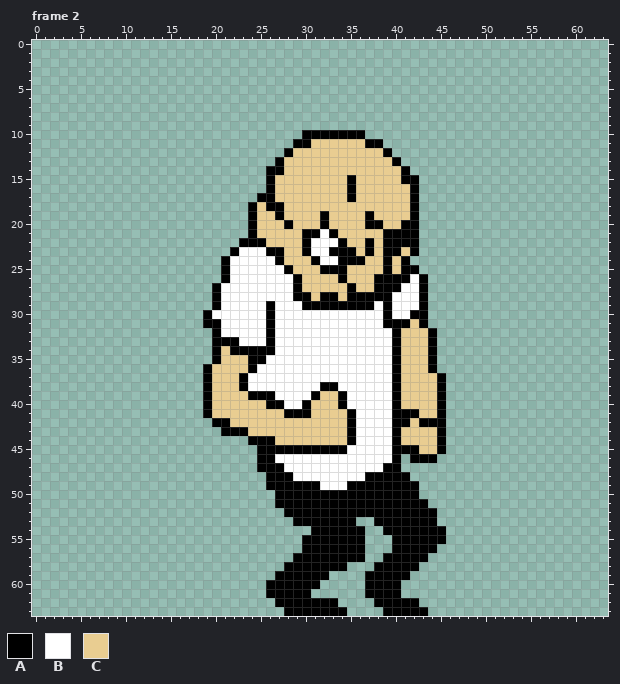
Two versions of one pixel-art file, Dibujos/SPRITES COLOREADOS/NORMAN/jump.aseprite. Above is the file before it was changed.
64x64 pixels, 5 frames. Shown: frame 2. The commit also changed other frames, which this record leaves out.
Visible layers, top first: "Norman", "Color".
Palette (. is transparent): A #000000  B #ffffff  C #e9cd91
Pixels before, frame 2 (only the part around the change), first column x 11:
 0 ......................................
 1 ......................................
 2 ......................................
 3 ......................................
 4 ......................................
 5 ......................................
 6 ......................................
 7 ......................................
 8 ......................................
 9 ......................................
10 ...................AAAAAAA............
11 ..................AACCCCCCAA..........
12 .................ACCCCCCCCCCA.........
13 ................ACCCCCCCCCCCCA........
14 ...............AACCCCCCCCCCCCCA.......
15 ...............ACCCCCCCCACCCCCAA......
16 ...............ACCCCCCCCACCCCCCA......
17 ..............AACCCCCCCCACCCCCCA......
18 .............ACAACCCCCCCCCCCCCCA......
19 .............ACCACCCCACCCCACCCCA......
20 .............ACCCACCCACCCCAACCAA......
21 .............ACCCCCAABACCCCCAAAA......
22 ............AAACCCCABBBACCACAAAA......
23 ...........ABBBAACCABBAAACACAACA......
24 ..........ABBBBBACCCABBAAACCACA.......
25 ..........ABBBBBBACCCAAACCCCACAA......
26 ..........ABBBBBBBACCCCACCCAAAABA.....
27 .........ABBBBBBBBACCCCCACCAAABBA.....
28 .........ABBBBBBBBAACAACAAAAABBBA.....
29 .........ABBBBBABBBAAAAAAAABABBBA.....
30 ........ABBBBBBABBBBBBBBBBBBABBAA.....
31 ........AABBBBBABBBBBBBBBBBBAAACA.....
32 .........ABBBBBABBBBBBBBBBBBBACCCA....
33 .........AAABBBABBBBBBBBBBBBBACCCA....
34 .........ACAAAAABBBBBBBBBBBBBACCCA....
35 .........ACCCAABBBBBBBBBBBBBBACCCA....
36 ........ACCCCABBBBBBBBBBBBBBBACCCA....
37 ........ACCCABBBBBBBBBBBBBBBBACCCCA...
38 ........ACCCABBBBBBBBAABBBBBBACCCCA...
39 ........ACCCCAAABBBBACCABBBBBACCCCA...
40 ........ACCCCCCAABBACCCABBBBBACCCCA...
41 ........ACCCCCCCCAAACCCCABBBBAAACCA...
42 .........AACCCCCCCCCCCCCABBBBAACAAA...
43 ..........AAACCCCCCCCCCCABBBBACCCCA...
44 .............AAACCCCCCCCABBBBACCCCA...
45 ..............AAAAAAAAAABBBBBAAACCA...
46 ..............AABBBBBBBBBBBBBA.AAA....
47 ..............AAABBBBBBBBBBBAA........
48 ...............AAABBBBBBBBAAAAA.......
49 ...............AAAAAABBBAAAAAAAA......
50 ................AAAAAAAAAAAAAAAA......
51 ................AAAAAAAAAAAAAAAAA.....
52 .................AAAAAAAAAAAAAAAAA....
New version:
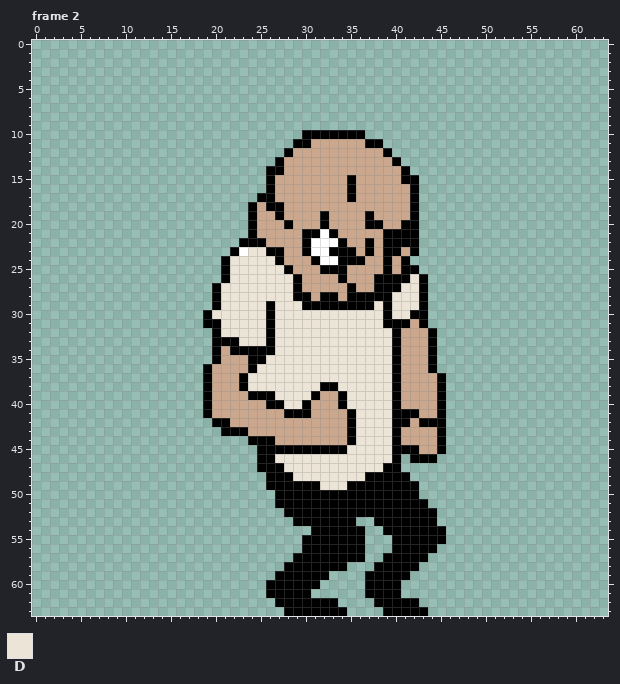
Colours new in this view: D #ece4d7
The edit:
{"colour":"C","old":"#e9cd91","new":"#cba88d"}
{"where": "frame 2, layer \"Color\""}
{"frame":2,"y":23,"x":24,"old":"BB","new":"DD"}
{"frame":2,"y":24,"x":22,"old":"BBBBB","new":"DDDDD"}
{"frame":2,"y":25,"x":22,"old":"BBBBBB","new":"DDDDDD"}
{"frame":2,"y":26,"x":22,"old":"BBBBBBB","new":"DDDDDDD"}
{"frame":2,"y":26,"x":42,"old":"B","new":"D"}
{"frame":2,"y":27,"x":21,"old":"BBBBBBBB","new":"DDDDDDDD"}
{"frame":2,"y":27,"x":41,"old":"BB","new":"DD"}
{"frame":2,"y":28,"x":21,"old":"BBBBBBBB","new":"DDDDDDDD"}
{"frame":2,"y":28,"x":40,"old":"BBB","new":"DDD"}
{"frame":2,"y":29,"x":21,"old":"BBBBB","new":"DDDDD"}
{"frame":2,"y":29,"x":27,"old":"BBB","new":"DDD"}
{"frame":2,"y":29,"x":38,"old":"B","new":"D"}
{"frame":2,"y":29,"x":40,"old":"BBB","new":"DDD"}
{"frame":2,"y":30,"x":20,"old":"BBBBBB","new":"DDDDDD"}
{"frame":2,"y":30,"x":27,"old":"BBBBBBBBBBBB","new":"DDDDDDDDDDDD"}
{"frame":2,"y":30,"x":40,"old":"BB","new":"DD"}
{"frame":2,"y":31,"x":21,"old":"BBBBB","new":"DDDDD"}
{"frame":2,"y":31,"x":27,"old":"BBBBBBBBBBBB","new":"DDDDDDDDDDDD"}
{"frame":2,"y":32,"x":21,"old":"BBBBB","new":"DDDDD"}
{"frame":2,"y":32,"x":27,"old":"BBBBBBBBBBBBB","new":"DDDDDDDDDDDDD"}
{"frame":2,"y":33,"x":23,"old":"BBB","new":"DDD"}
{"frame":2,"y":33,"x":27,"old":"BBBBBBBBBBBBB","new":"DDDDDDDDDDDDD"}
{"frame":2,"y":34,"x":27,"old":"BBBBBBBBBBBBB","new":"DDDDDDDDDDDDD"}
{"frame":2,"y":35,"x":26,"old":"BBBBBBBBBBBBBB","new":"DDDDDDDDDDDDDD"}
{"frame":2,"y":36,"x":25,"old":"BBBBBBBBBBBBBBB","new":"DDDDDDDDDDDDDDD"}
{"frame":2,"y":37,"x":24,"old":"BBBBBBBBBBBBBBBB","new":"DDDDDDDDDDDDDDDD"}
{"frame":2,"y":38,"x":24,"old":"BBBBBBBB","new":"DDDDDDDD"}
{"frame":2,"y":38,"x":34,"old":"BBBBBB","new":"DDDDDD"}
{"frame":2,"y":39,"x":27,"old":"BBBB","new":"DDDD"}
{"frame":2,"y":39,"x":35,"old":"BBBBB","new":"DDDDD"}
{"frame":2,"y":40,"x":28,"old":"BB","new":"DD"}
{"frame":2,"y":40,"x":35,"old":"BBBBB","new":"DDDDD"}
{"frame":2,"y":41,"x":36,"old":"BBBB","new":"DDDD"}
{"frame":2,"y":42,"x":36,"old":"BBBB","new":"DDDD"}
{"frame":2,"y":43,"x":36,"old":"BBBB","new":"DDDD"}
{"frame":2,"y":44,"x":36,"old":"BBBB","new":"DDDD"}
{"frame":2,"y":45,"x":35,"old":"BBBBB","new":"DDDDD"}
{"frame":2,"y":46,"x":27,"old":"BBBBBBBBBBBBB","new":"DDDDDDDDDDDDD"}
{"frame":2,"y":47,"x":28,"old":"BBBBBBBBBBB","new":"DDDDDDDDDDD"}
{"frame":2,"y":48,"x":29,"old":"BBBBBBBB","new":"DDDDDDDD"}
{"frame":2,"y":49,"x":32,"old":"BBB","new":"DDD"}
{"label":"changed","picture_box":[212,139,437,490]}
